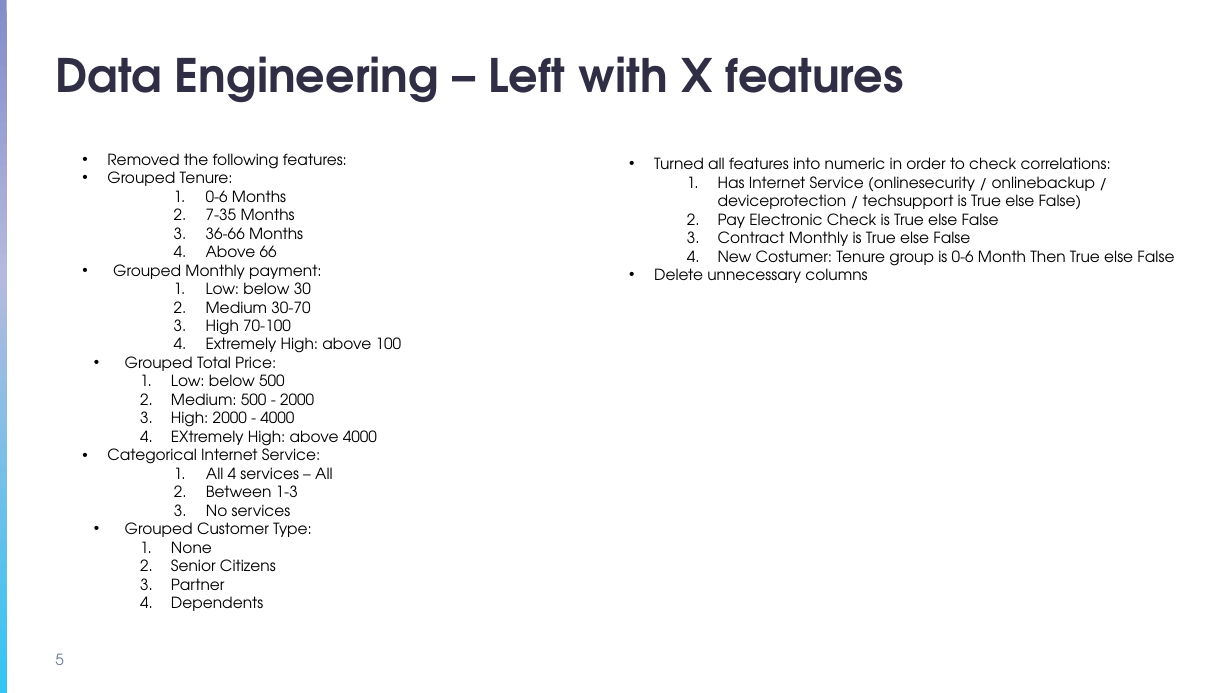
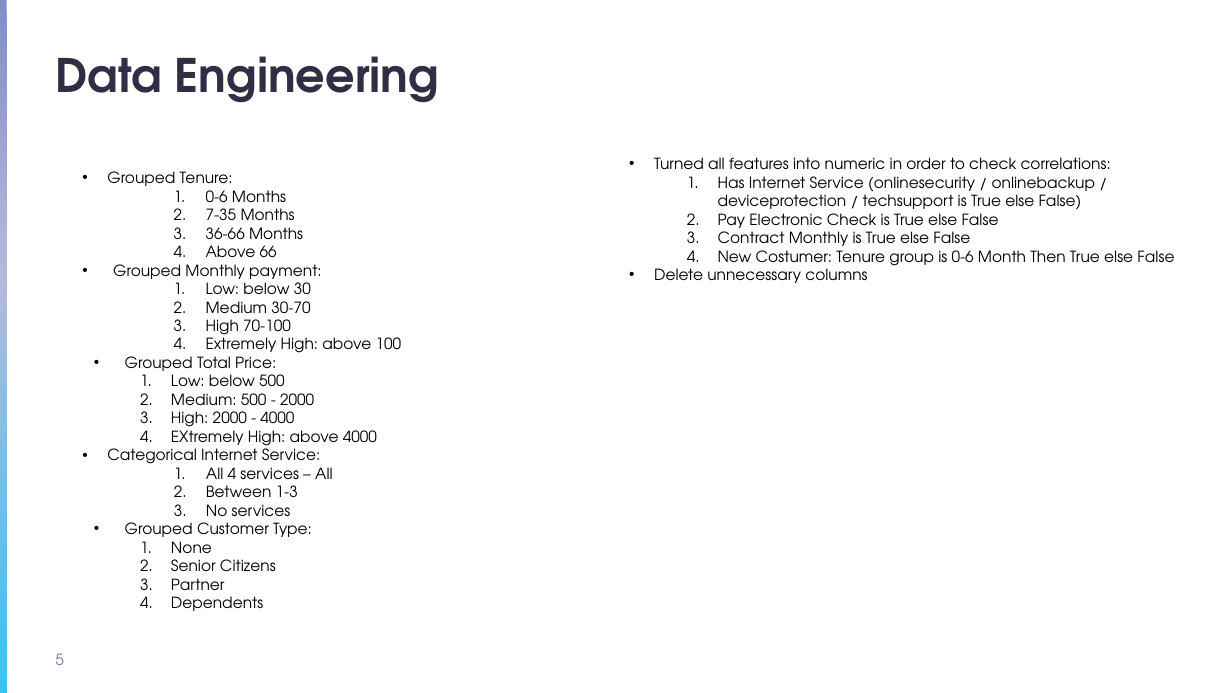
Before and after one commit to DrorGivonAnalyst/ChurnCustomerCaseStudy, a slide deck: slide 5 of Paython Analysis project.pptx. Drawn at 1232x693 pixels with LibreOffice and Linux fonts; fonts in the diff are those of the drawing. Boxes give left, top, right and bottom in pixels: in the first picture for what was removed or moved away, otherwise in the second. Text is boxed around its words. In the diff, an @@ line names an element or a change of style, - is before the commit and + after.

```diff
--- a/Paython Analysis project.pptx
+++ b/Paython Analysis project.pptx
@@ title at (x1=55, y1=56, x2=439, y2=103): text changed @@
-Data Engineering – Left with X features
+Data Engineering
@@ text at (x1=107, y1=153, x2=347, y2=173): paragraph removed @@
-• Removed the following features:
```
